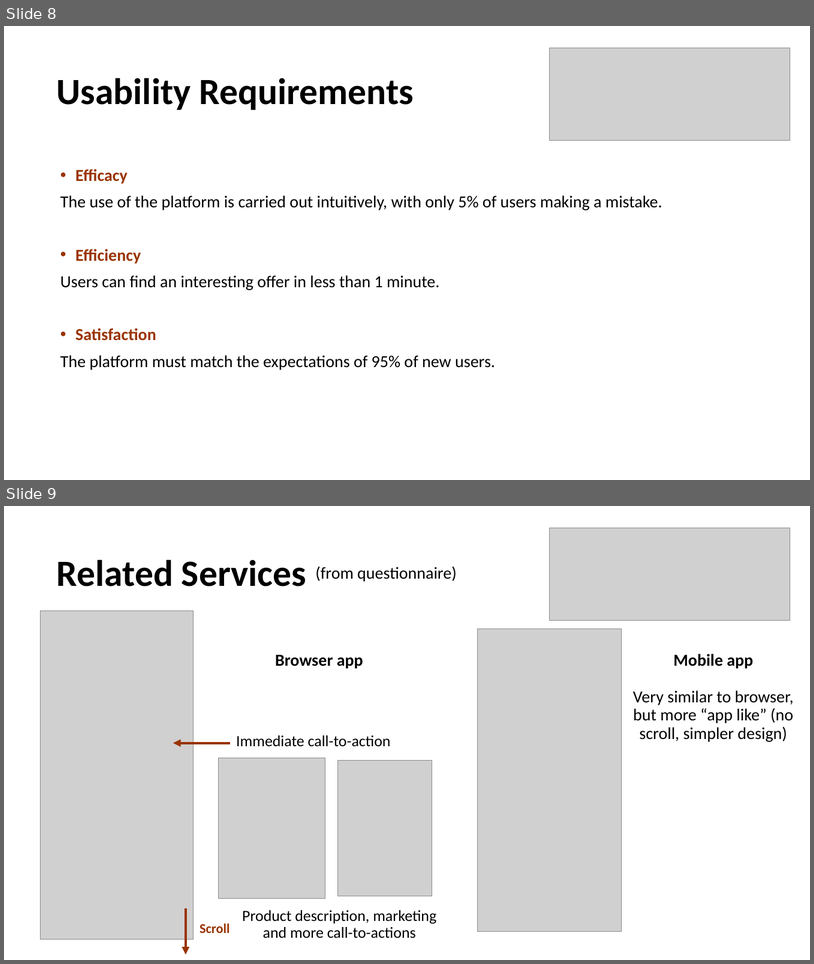
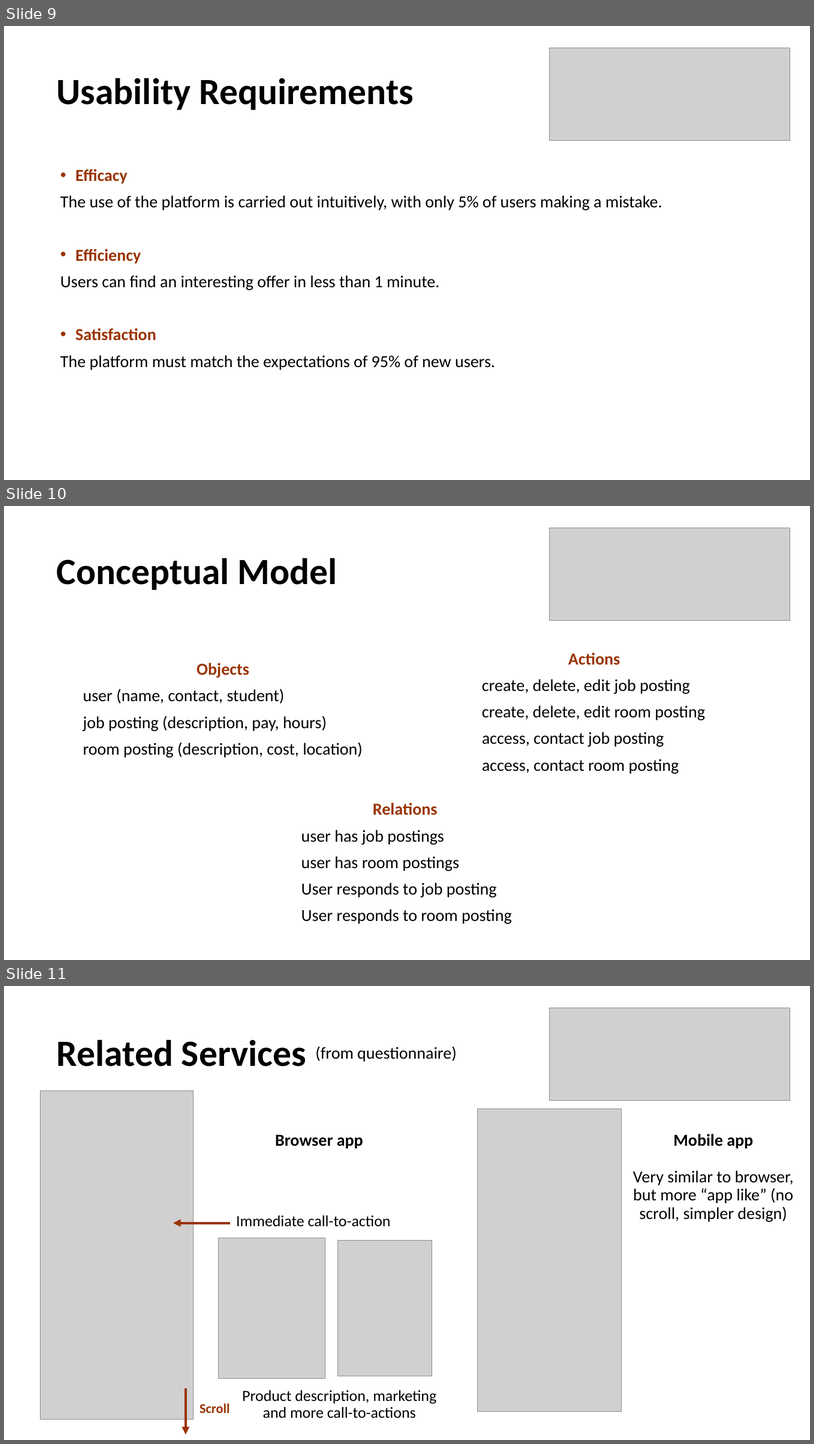
Before and after one commit to guilhermewastaken/HCI, a slide deck: IPC.pptx. Shown one above the other, each under a label of ours: slides 8 and 9 before the commit, slides 9, 10 and 11 after it. The pictures are 814x964 and 814x1444 pixels, drawn with LibreOffice and Linux fonts; fonts in the diff are those of the drawing; grey boxes stand for pictures. Boxes give left, top, right and bottom in pixels: in the first picture for what was removed or moved away, otherwise in the second. Text is boxed around its words. In the diff, an @@ line names an element or a change of style, - is before the commit and + after.

```diff
--- a/IPC.pptx
+++ b/IPC.pptx
@@ slide 10 added at [4, 506, 810, 960], background #FFFFFF @@
@@ picture added at [549, 528, 791, 621] @@
@@ text added at [57, 558, 338, 590], 44 pt, text #000000, bold @@
+Conceptual Model
@@ text added at [83, 663, 363, 757], 20 pt, text #000000 @@
+Objects
+user (name, contact, student)
+job posting (description, pay, hours)
+room posting (description, cost, location)
@@ text added at [482, 652, 705, 774], 20 pt, text #000000 @@
+Actions
+create, delete, edit job posting
+create, delete, edit room posting
+access, contact job posting
+access, contact room posting
@@ text added at [302, 802, 512, 924], 20 pt, text #000000 @@
+Relations
+user has job postings
+user has room postings
+User responds to job posting
+User responds to room posting
@@ what was slide 8 is now slide 9 @@
@@ what was slide 9 is now slide 11 @@
```
Also in this commit, not shown: 1 other slide added.
